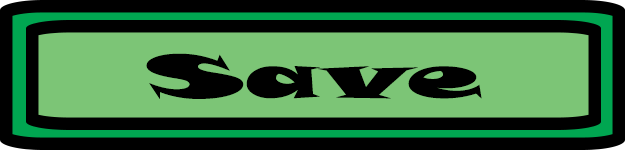
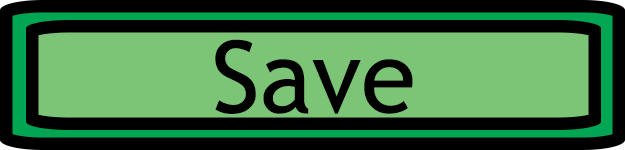
Before/after of a 625x150 layered artwork. What changed in the layer stack:
painted on "Save" over [146, 39, 482, 114]
